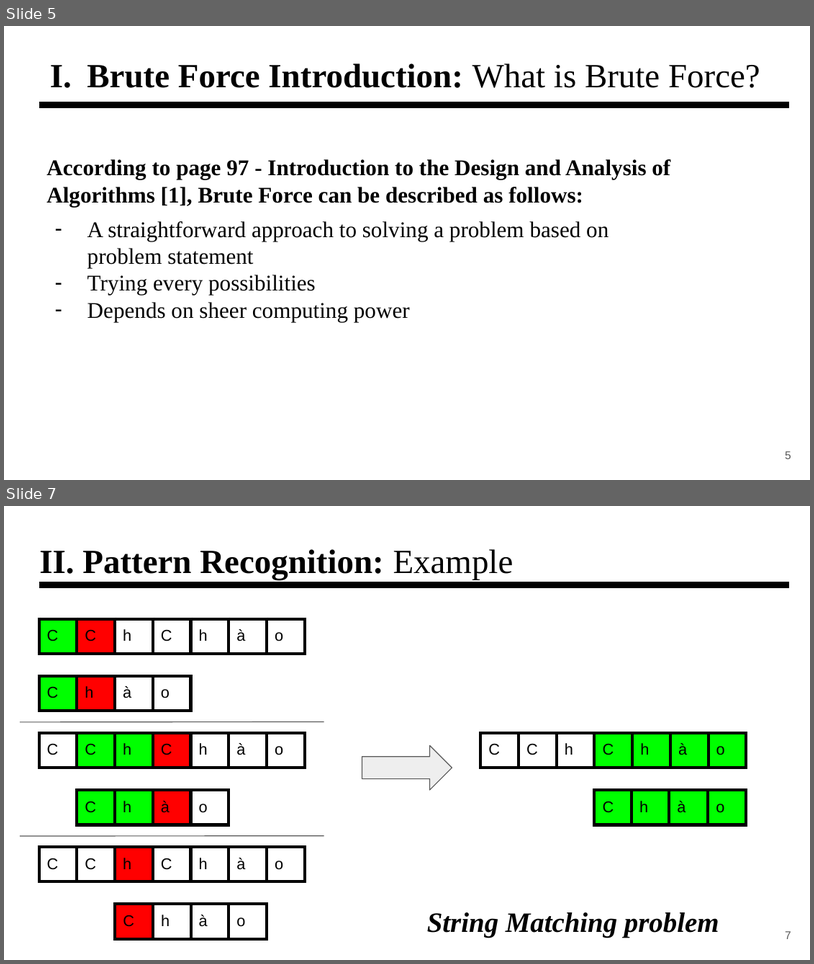
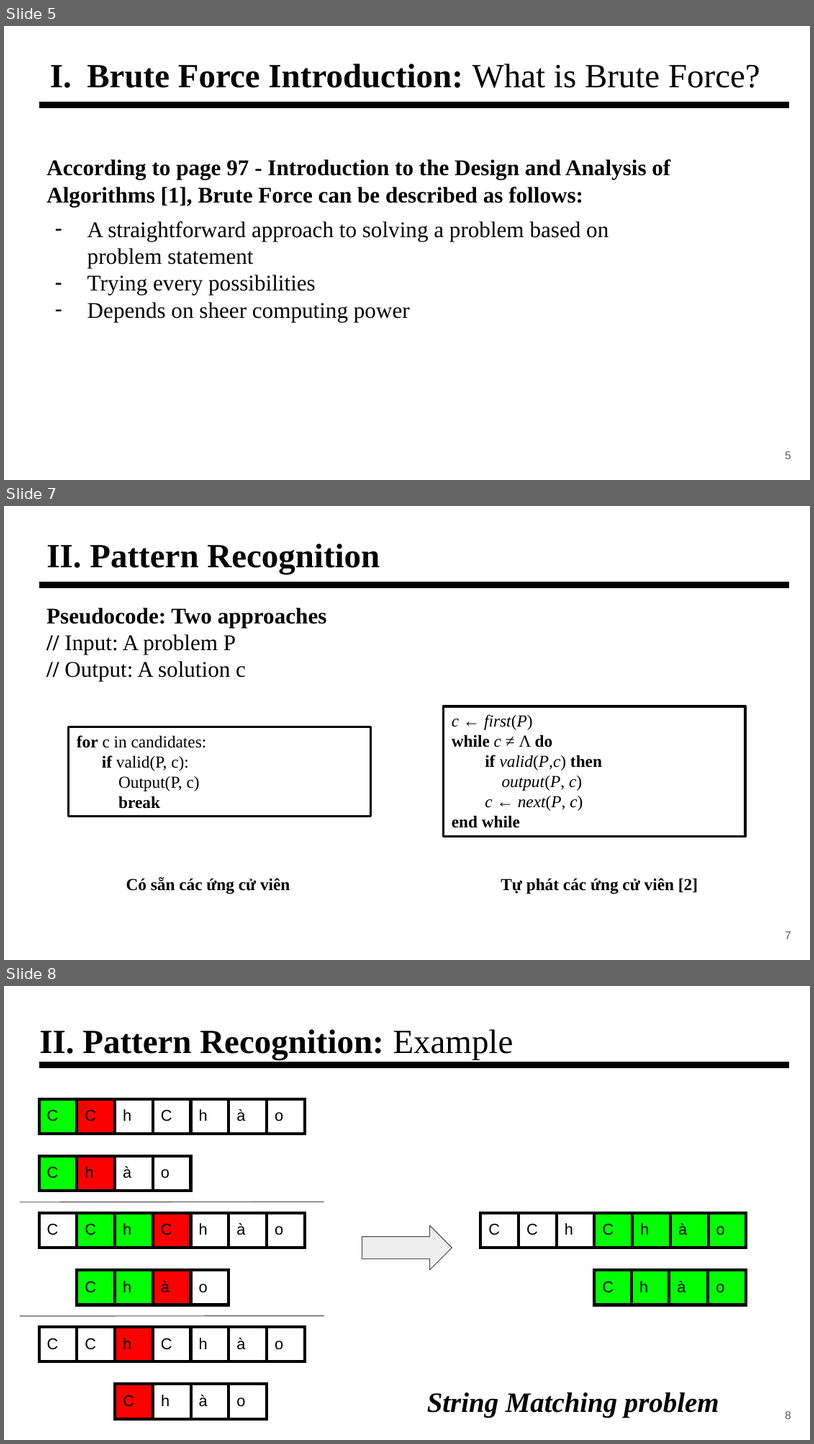
Before and after one commit to ThangDuong59/CS112.L23.KHCL, a slide deck: seminar/CS112-Brute-Force.pptx. Shown one above the other, each under a label of ours: slides 5 and 7 before the commit, slides 5, 7 and 8 after it; the slides between them are not shown. The pictures are 814x964 and 814x1444 pixels, drawn with LibreOffice and Linux fonts; fonts in the diff are those of the drawing. Boxes give left, top, right and bottom in pixels: in the first picture for what was removed or moved away, otherwise in the second. Text is boxed around its words. In the diff, an @@ line names an element or a change of style, - is before the commit and + after.

```diff
--- a/seminar/CS112-Brute-Force.pptx
+++ b/seminar/CS112-Brute-Force.pptx
@@ slide 7 added at (4,506,810,960), background #FFFFFF @@
@@ title added at (46,543,380,574), 30.2 pt, text #000000, bold @@
+II. Pattern Recognition
@@ line added from (39, 585) to (790, 585), #000000 6 pt @@
@@ text added at (46,608,327,681), 20 pt, text #000000 @@
+Pseudocode: Two approaches
+// Input: A problem P
+// Output: A solution c
@@ rectangle added at (443,706,745,836), fill #FFFFFF, outline #000000 2 pt, 15 pt, text #000000 @@
+c ← first(P)
+while c ≠ Λ do
+if valid(P,c) then
+output(P, c)
+c ← next(P, c)
+end while
@@ rectangle added at (69,726,370,816), fill #FFFFFF, outline #000000 2 pt, 15 pt, text #000000 @@
+for c in candidates:
+if valid(P, c):
+Output(P, c)
+break
@@ text added at (126,877,290,893), 15 pt, text #000000, bold @@
+Có sẵn các ứng cử viên
@@ text added at (501,878,698,893), 15 pt, text #000000, bold @@
+Tự phát các ứng cử viên [2]
@@ page number added at (785,931,792,939), 10 pt, text #595959 @@
+7
@@ what was slide 7 is now slide 8 @@
@@ page number at (785,1411,792,1419): text changed @@
-7
+8
```
Also in this commit, not shown: 6 slides changed.
